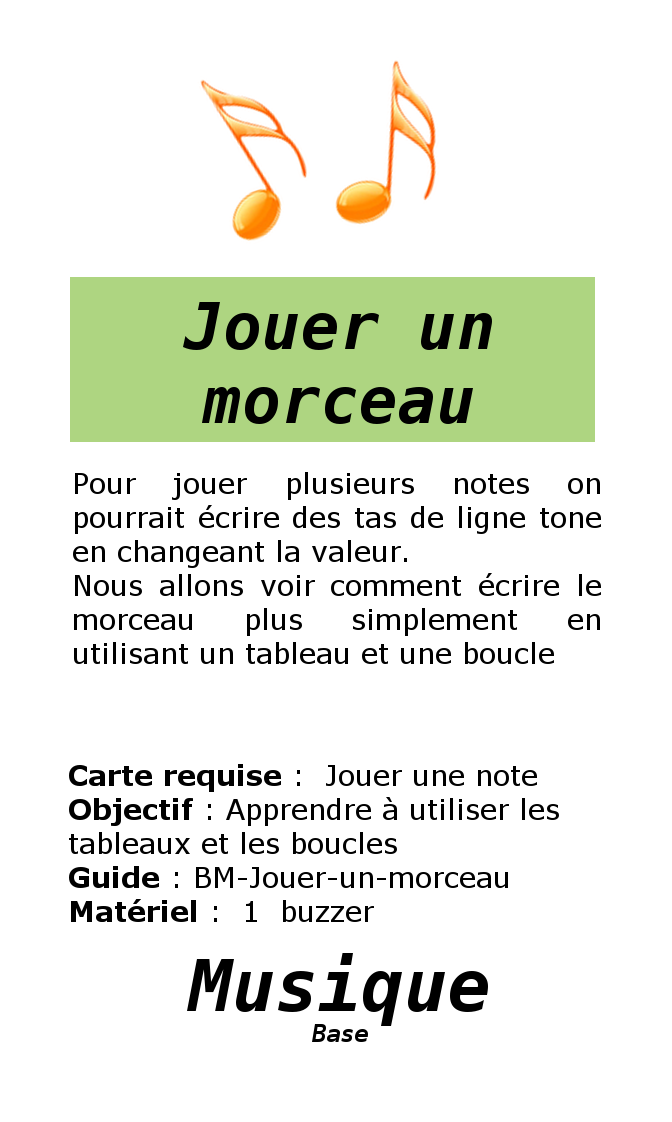
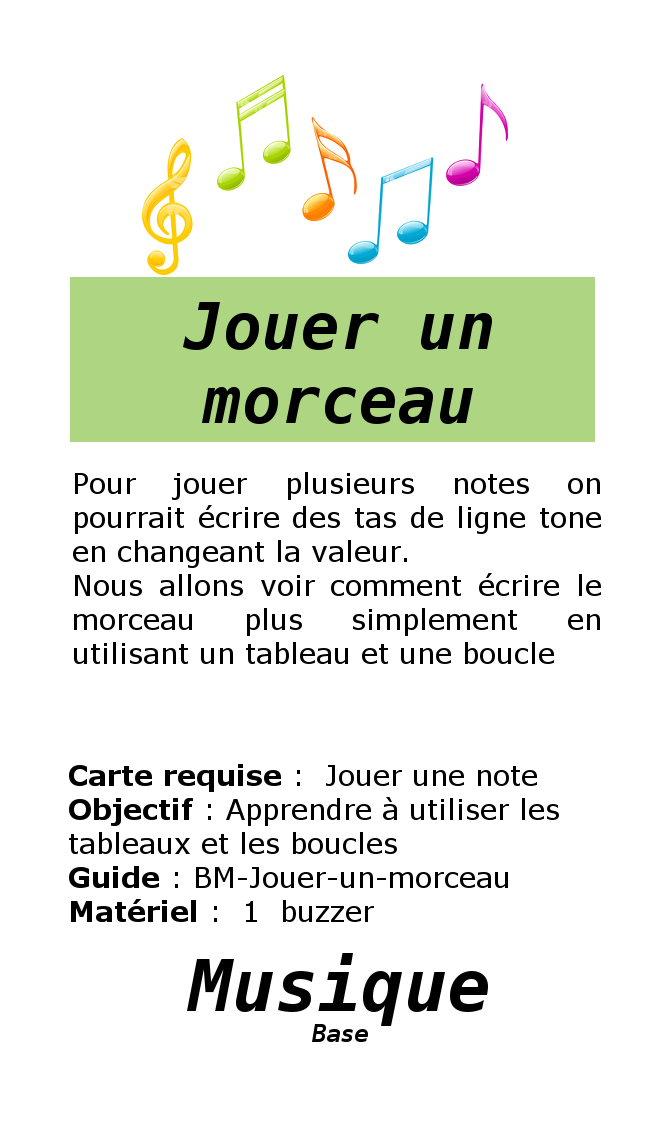
Layers edited between the first and the second 672 × 1122 image:
renamed "note.png copy" to "notes.jpg", painted on it over [142,75,508,275]
removed layer "note.png" over [331,60,439,228]
